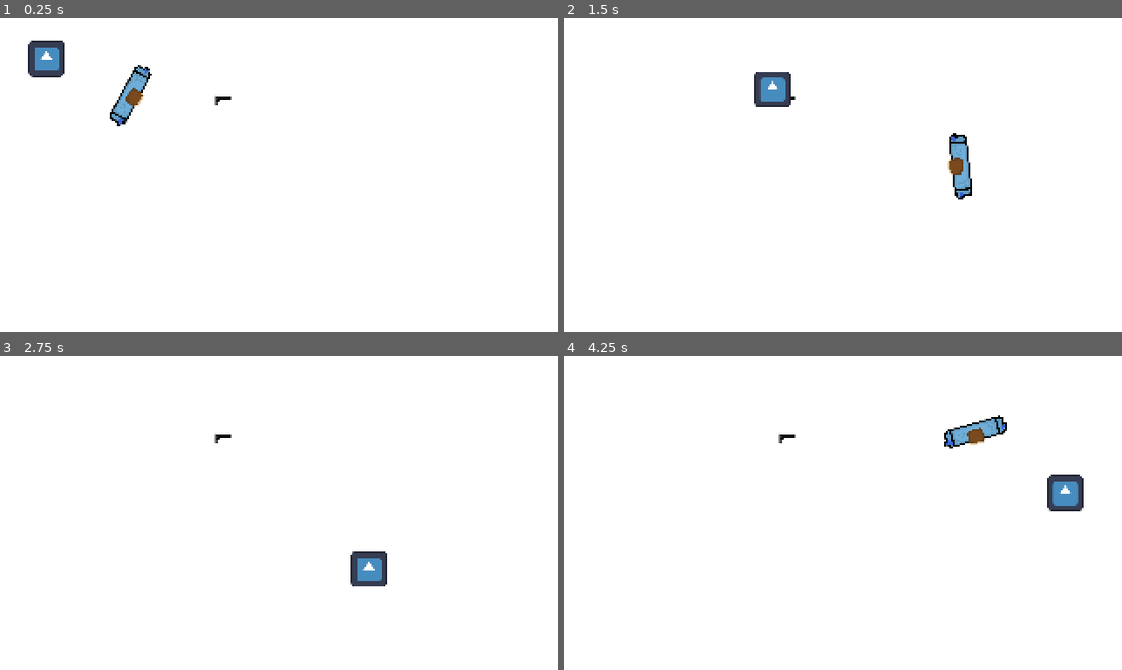
Above: before the commit, frames 1-4 (two rows, left to right).
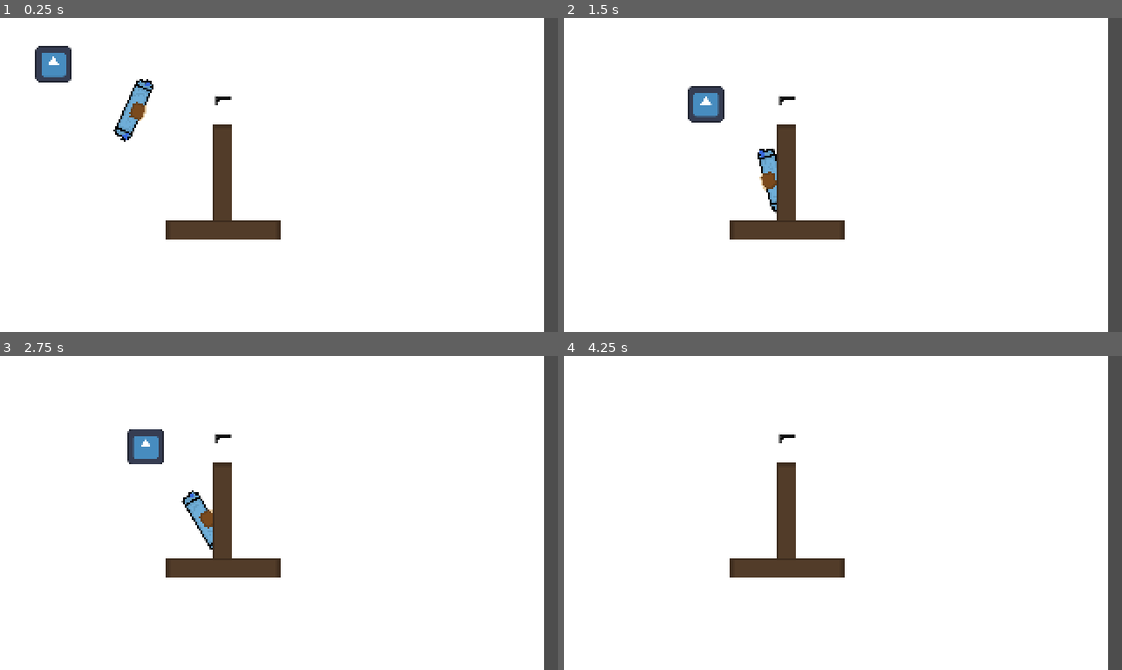
Above: after the commit, the same moments.

Repository: jarinjuan/ZizkovskaLajna
Game: Godot game, scene res://room.tscn
Same seed, same stepped clock (60 frames per second), same inputs: the game is played once before the commit and once after it. The engine's default icon, where the game draws it, is replaced by a stand-in: a white triangle on a blue panel in a dark square.
Inputs (mouse positions are in pixels of both pictures, inside the frame that each line leads up to):
- Up to frame 1 (0.25 s): no input
- Up to frame 2 (1.5 s): tap Enter at 0.5 s; move the mouse to (965, 159) at 0.52 s; hold D (move_right) 0.53-1.28 s; right-click (965, 159) at 0.6 s; move the mouse to (731, 190) at 1.27 s; hold S (move_down) from 1.28 s (still down); right-click (731, 190) at 1.35 s
- Up to frame 3 (2.75 s): move the mouse to (334, 443) at 2.02 s; release S (move_down) at 2.03 s; hold D (move_right) from 2.03 s (still down); right-click (334, 443) at 2.1 s
- Up to frame 4 (4.25 s): move the mouse to (815, 575) at 2.77 s; release D (move_right) at 2.78 s; hold W (move_up) 2.78-3.53 s; right-click (815, 575) at 2.85 s; move the mouse to (1010, 560) at 3.52 s; hold A (move_left) from 3.53 s (still down); right-click (1010, 560) at 3.6 s

The runs differ from the first frame. In frame 1, 6.6% of the frame differs, in the area x 5-100%, y 0-100%; in frame 2, 7.4%, in the area x 22-100%, y 0-100%; in frame 3, 6.7%; in frame 4, 6.2%.

Commit message:
added wall node

Diff:
--- /dev/null
+++ b/zizkovskalajna/WoodWall.tscn
@@ -0,0 +1,16 @@
+[gd_scene load_steps=3 format=3 uid="uid://bahjxjda5wgf6"]
+
+[ext_resource type="Texture2D" uid="uid://so5tfux2xjcc" path="res://Assets/wallSprite.png" id="1_h1u01"]
+
+[sub_resource type="RectangleShape2D" id="RectangleShape2D_x5k2b"]
+size = Vector2(10, 42)
+
+[node name="StaticBody2D" type="StaticBody2D"]
+
+[node name="CollisionShape2D" type="CollisionShape2D" parent="."]
+shape = SubResource("RectangleShape2D_x5k2b")
+
+[node name="Sprite2D" type="Sprite2D" parent="."]
+position = Vector2(7.62939e-06, -9.53674e-07)
+scale = Vector2(0.34375, 2.05469)
+texture = ExtResource("1_h1u01")
--- a/zizkovskalajna/player.tscn
+++ b/zizkovskalajna/player.tscn
@@ -4,7 +4,7 @@
 [ext_resource type="Texture2D" uid="uid://d4ma4ykc13c60" path="res://Assets/sprite_beta_player.png" id="2_onrkg"]
 
 [sub_resource type="RectangleShape2D" id="RectangleShape2D_onrkg"]
-size = Vector2(10, 34)
+size = Vector2(11.5, 47)
 
 [node name="Player" type="CharacterBody2D"]
 
@@ -18,4 +18,5 @@
 texture = ExtResource("2_onrkg")
 
 [node name="CollisionShape2D" type="CollisionShape2D" parent="."]
+position = Vector2(-1.25, -0.5)
 shape = SubResource("RectangleShape2D_onrkg")
--- a/zizkovskalajna/room.tscn
+++ b/zizkovskalajna/room.tscn
@@ -6,18 +6,21 @@
 [ext_resource type="Script" uid="uid://dhpj3jxvrqjeo" path="res://character_body_2d.gd" id="3_v5vuv"]
 [ext_resource type="Texture2D" uid="uid://vmn6j50xhpnq" path="res://Assets/sprite_gun.png" id="5_ka7wq"]
 [ext_resource type="Script" uid="uid://d25p8k37lmial" path="res://area_2d.gd" id="5_x5k2b"]
+[ext_resource type="PackedScene" uid="uid://bahjxjda5wgf6" path="res://WoodWall.tscn" id="7_8cv3p"]
 
 [sub_resource type="RectangleShape2D" id="RectangleShape2D_4o3f6"]
+size = Vector2(23, 23)
 
 [node name="Room" type="Node2D"]
 
 [node name="Background" type="ColorRect" parent="."]
 z_index = -2
-offset_right = 320.0
+offset_left = -8.0
+offset_right = 312.0
 offset_bottom = 180.0
 
 [node name="Player" parent="." instance=ExtResource("1_88gup")]
-position = Vector2(76, 45)
+position = Vector2(78, 53)
 script = ExtResource("2_bisa2")
 
 [node name="Enemy" type="CharacterBody2D" parent="."]
@@ -44,3 +47,10 @@
 
 [node name="CollisionShape2D" type="CollisionShape2D" parent="Area2D"]
 disabled = true
+
+[node name="WoodWall" parent="." instance=ExtResource("7_8cv3p")]
+position = Vector2(128, 94)
+
+[node name="StaticBody2D" parent="." instance=ExtResource("7_8cv3p")]
+position = Vector2(128, 122)
+rotation = 1.5708
Binary file added: zizkovskalajna/Assets/wallSprite.png
Not shown, added: zizkovskalajna/Assets/wallSprite.png.import
Not shown: 1 places in zizkovskalajna/room.tscn that only renumber resources
